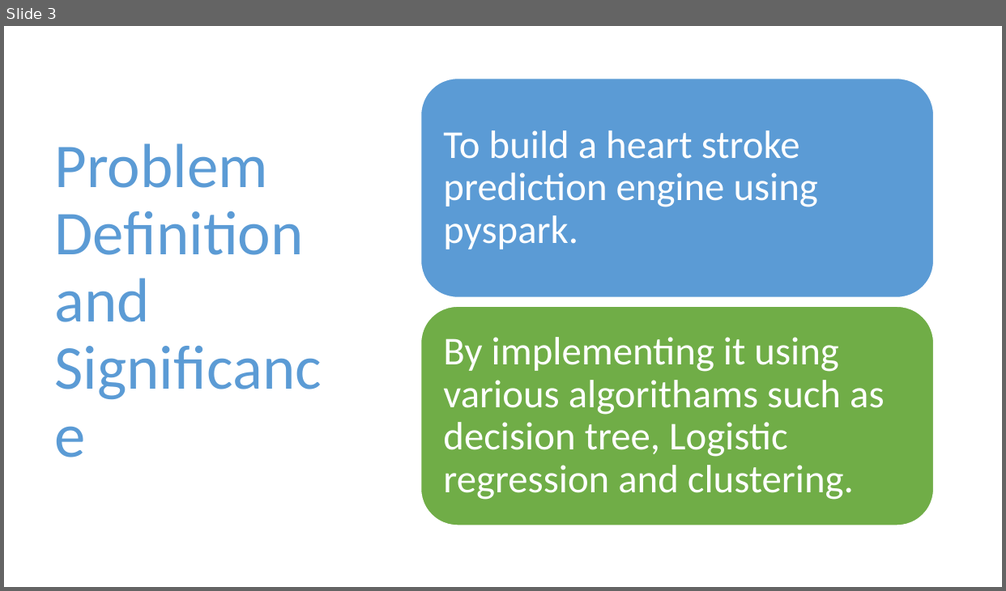
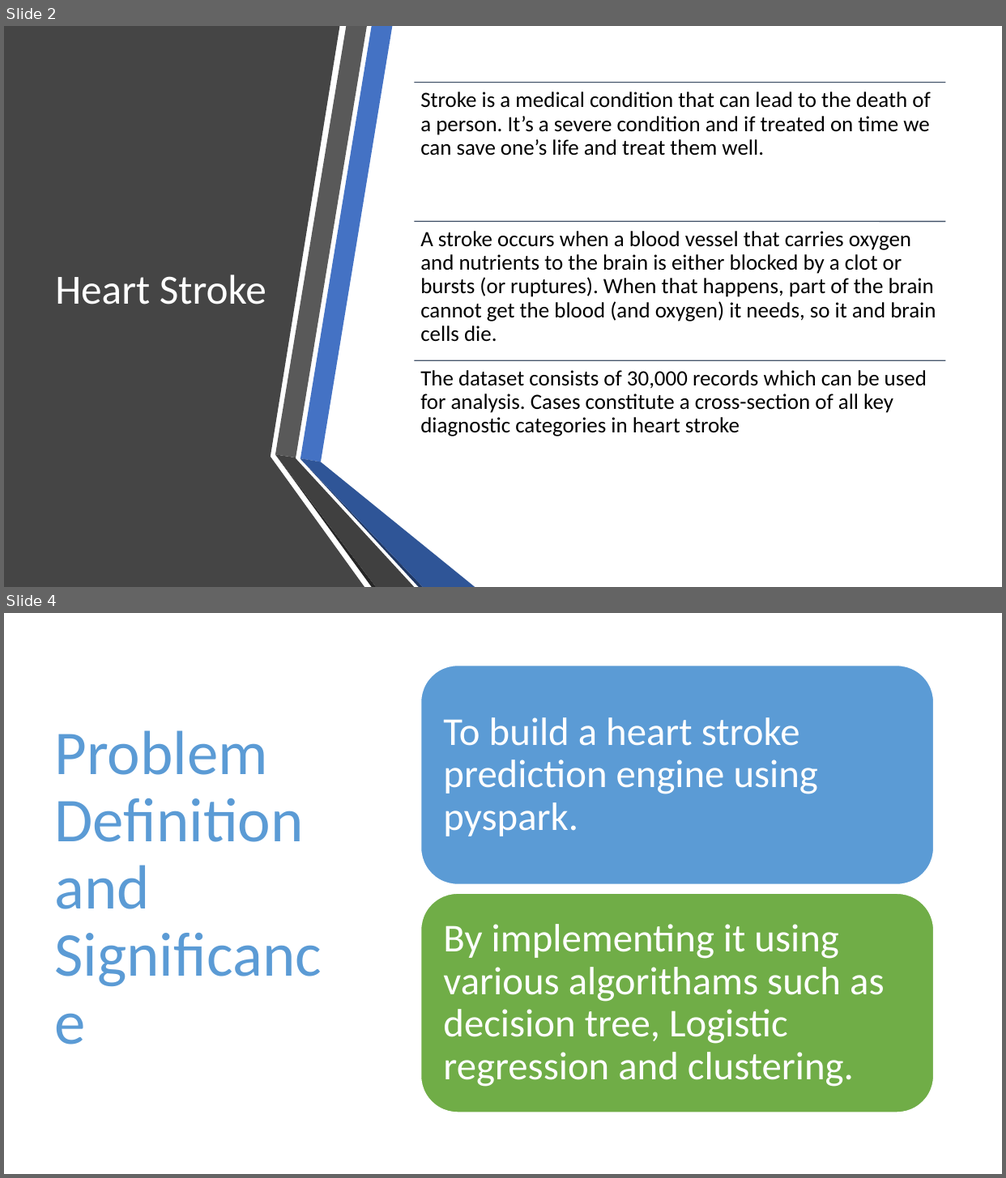
Before and after one commit to dudyalasaisumanth/bigdataproject, a slide deck: presentation.pptx. Shown one above the other, each under a label of ours: slide 3 before the commit, slides 2 and 4 after it; the slides between them are not shown. The pictures are 1006x591 and 1006x1178 pixels, drawn with LibreOffice and Linux fonts; fonts in the diff are those of the drawing. Boxes give left, top, right and bottom in pixels: in the first picture for what was removed or moved away, otherwise in the second. Text is boxed around its words. In the diff, an @@ line names an element or a change of style, - is before the commit and + after.

```diff
--- a/presentation.pptx
+++ b/presentation.pptx
@@ slide 2 added at [4, 26, 1002, 587], background #FFFFFF @@
@@ freeform shape added at [4, 26, 364, 587], fill #454545 @@
@@ title added at [55, 275, 266, 305], 40 pt, text #FFFFFF @@
+Heart Stroke
@@ group added at [414, 82, 946, 437]: 3 lines, 3 texts @@
+Stroke is a medical condition that can lead to the death of a person. It’s a severe condition and if treated on time we can save one’s life and treat them well.
+A stroke occurs when a blood vessel that carries oxygen and nutrients to the brain is either blocked by a clot or bursts (or ruptures). When that happens, part of the brain cannot get the blood (and oxygen) it needs, so it and brain cells die.
+The dataset consists of 30,000 records which can be used for analysis. Cases constitute a cross-section of all key diagnostic categories in heart stroke
@@ group added at [275, 26, 475, 587]: 6 freeform shapes @@
@@ what was slide 3 is now slide 4 @@
```
Also in this commit, not shown: 10 slides changed, 5 other slides added, 2 slides removed, 12 other files.
